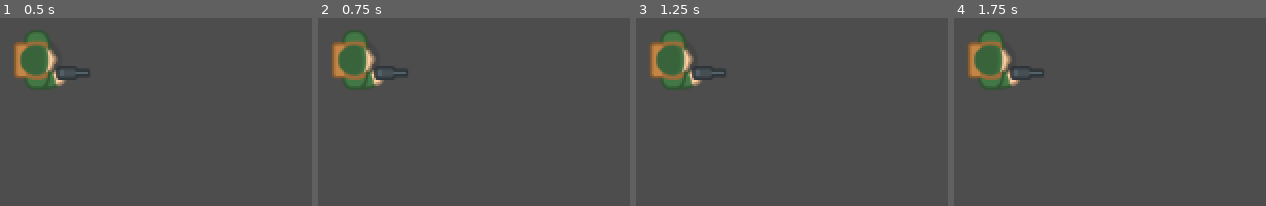
Above: before the commit, frames 1-4 (left to right).
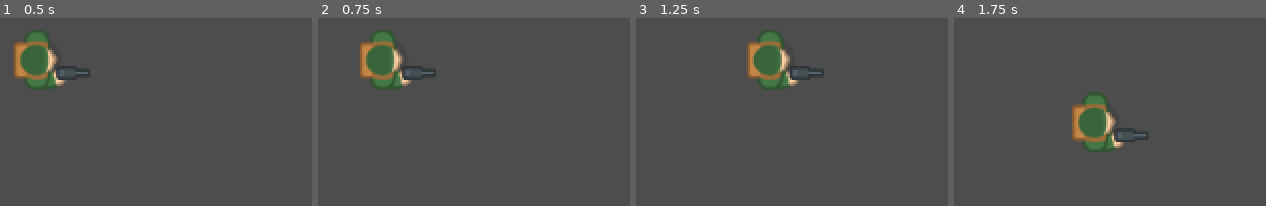
Above: after the commit, the same moments.

Repository: AlimulK/TopDownGodot
Game: Godot game, scene res://assets/scenes/main.tscn
Same seed, same stepped clock (60 frames per second), same inputs: the game is played once before the commit and once after it.
Inputs:
- Up to frame 1 (0.5 s): no input
- Up to frame 2 (0.75 s): tap Enter at 0.5 s; hold D (right, bound only after the commit) from 0.53 s (still down)
- Up to frame 3 (1.25 s): keep holding D (right, bound only after the commit)
- Up to frame 4 (1.75 s): release D (right, bound only after the commit) at 1.28 s; hold S (down, bound only after the commit) from 1.28 s (still down)

Frame 1 is identical in both runs. In frame 2, 5.1% of the frame differs, in the area x 4-38%, y 6-39%; in frame 3, 5.7%; in frame 4, 5.7%, in the area x 4-63%, y 6-72%.

Commit message:
added player movement

Diff:
--- /dev/null
+++ b/assets/Player.gd
@@ -0,0 +1,15 @@
+extends CharacterBody2D
+
+@export var speed = 100
+var screen_size
+
+func _ready() -> void:
+	screen_size = get_viewport_rect().size
+
+func get_input():
+	var input_direction = Input.get_vector("left", "right", "up", "down")
+	velocity = input_direction * speed
+
+func _physics_process(delta):
+	get_input()
+	move_and_slide()
--- a/assets/scenes/main.tscn
+++ b/assets/scenes/main.tscn
@@ -1,6 +1,7 @@
-[gd_scene load_steps=3 format=3 uid="uid://cl3vsckho8oeo"]
+[gd_scene load_steps=4 format=3 uid="uid://cl3vsckho8oeo"]
 
 [ext_resource type="Texture2D" uid="uid://bvk8p74gd3bq3" path="res://assets/kenney/Spritesheet/spritesheet_characters.png" id="1_1oddo"]
+[ext_resource type="Script" path="res://assets/Player.gd" id="1_kkmeb"]
 
 [sub_resource type="RectangleShape2D" id="RectangleShape2D_8ehim"]
 size = Vector2(42, 48)
@@ -9,6 +10,7 @@
 
 [node name="Player" type="CharacterBody2D" parent="."]
 position = Vector2(40, 32)
+script = ExtResource("1_kkmeb")
 
 [node name="Sprite2D" type="Sprite2D" parent="Player"]
 texture_filter = 1
--- a/project.godot
+++ b/project.godot
@@ -44,6 +44,29 @@
 "svg/scale": 1.0
 }
 
+[input]
+
+up={
+"deadzone": 0.5,
+"events": [Object(InputEventKey,"resource_local_to_scene":false,"resource_name":"","device":-1,"window_id":0,"alt_pressed":false,"shift_pressed":false,"ctrl_pressed":false,"meta_pressed":false,"pressed":false,"keycode":0,"physical_keycode":87,"key_label":0,"unicode":119,"echo":false,"script":null)
+]
+}
+down={
+"deadzone": 0.5,
+"events": [Object(InputEventKey,"resource_local_to_scene":false,"resource_name":"","device":-1,"window_id":0,"alt_pressed":false,"shift_pressed":false,"ctrl_pressed":false,"meta_pressed":false,"pressed":false,"keycode":0,"physical_keycode":83,"key_label":0,"unicode":115,"echo":false,"script":null)
+]
+}
+left={
+"deadzone": 0.5,
+"events": [Object(InputEventKey,"resource_local_to_scene":false,"resource_name":"","device":-1,"window_id":0,"alt_pressed":false,"shift_pressed":false,"ctrl_pressed":false,"meta_pressed":false,"pressed":false,"keycode":0,"physical_keycode":65,"key_label":0,"unicode":97,"echo":false,"script":null)
+]
+}
+right={
+"deadzone": 0.5,
+"events": [Object(InputEventKey,"resource_local_to_scene":false,"resource_name":"","device":-1,"window_id":0,"alt_pressed":false,"shift_pressed":false,"ctrl_pressed":false,"meta_pressed":false,"pressed":false,"keycode":0,"physical_keycode":68,"key_label":0,"unicode":100,"echo":false,"script":null)
+]
+}
+
 [rendering]
 
 textures/canvas_textures/default_texture_filter=0
